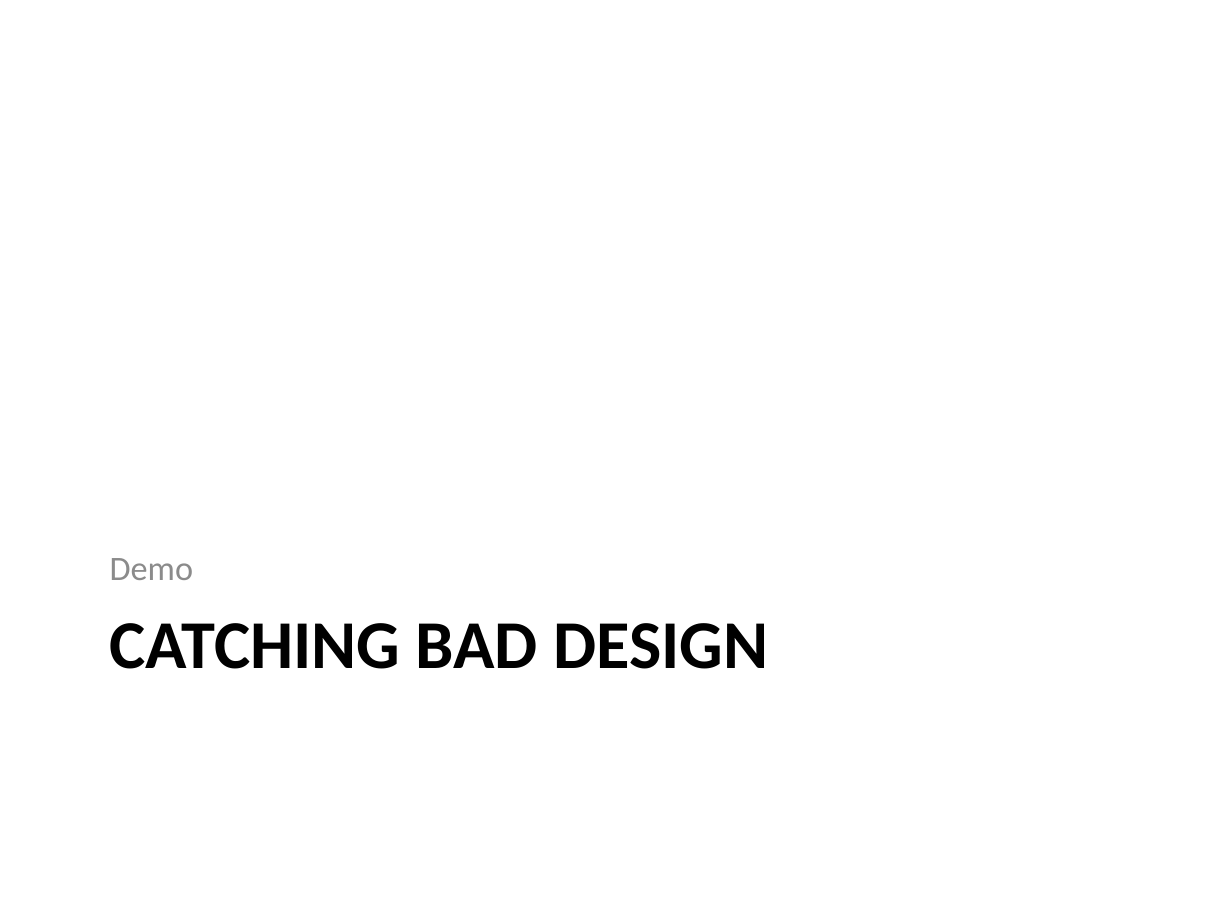
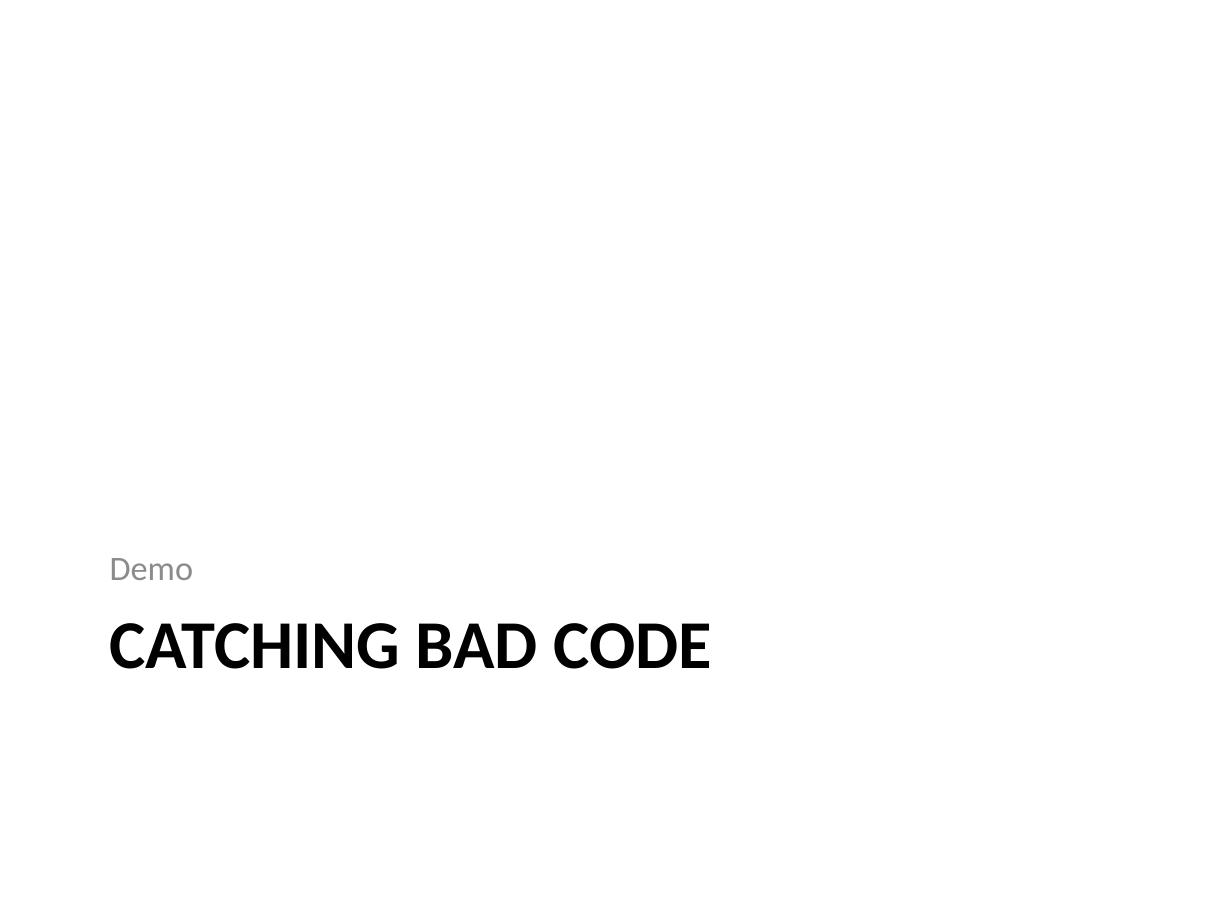
Before and after one commit to way0utwest/UnitTestingTSQL, a slide deck: slide 19 of UnitTestingTSQL.pptx (slide 18 before the commit). Drawn at 1232x924 pixels with LibreOffice and Linux fonts; fonts in the diff are those of the drawing. Boxes give left, top, right and bottom in pixels: in the first picture for what was removed or moved away, otherwise in the second. Text is boxed around its words. In the diff, an @@ line names an element or a change of style, - is before the commit and + after.

```diff
--- a/UnitTestingTSQL.pptx
+++ b/UnitTestingTSQL.pptx
@@ title at (x1=110, y1=623, x2=711, y2=669): text changed @@
-CATCHING BAD DESIGN
+CATCHING BAD CODE
```
Also in this commit, not shown: 6 other slides changed, 2 slides added, 6 slides removed, 10 other files.
